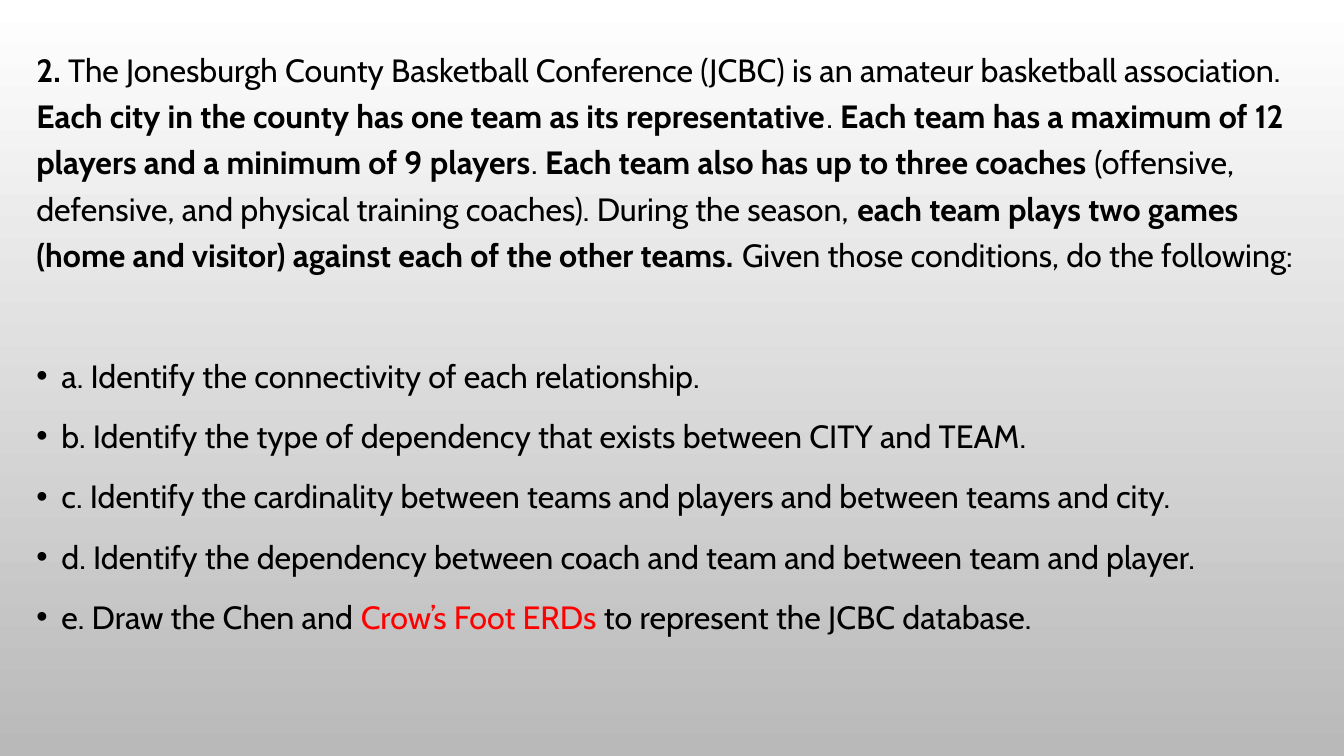
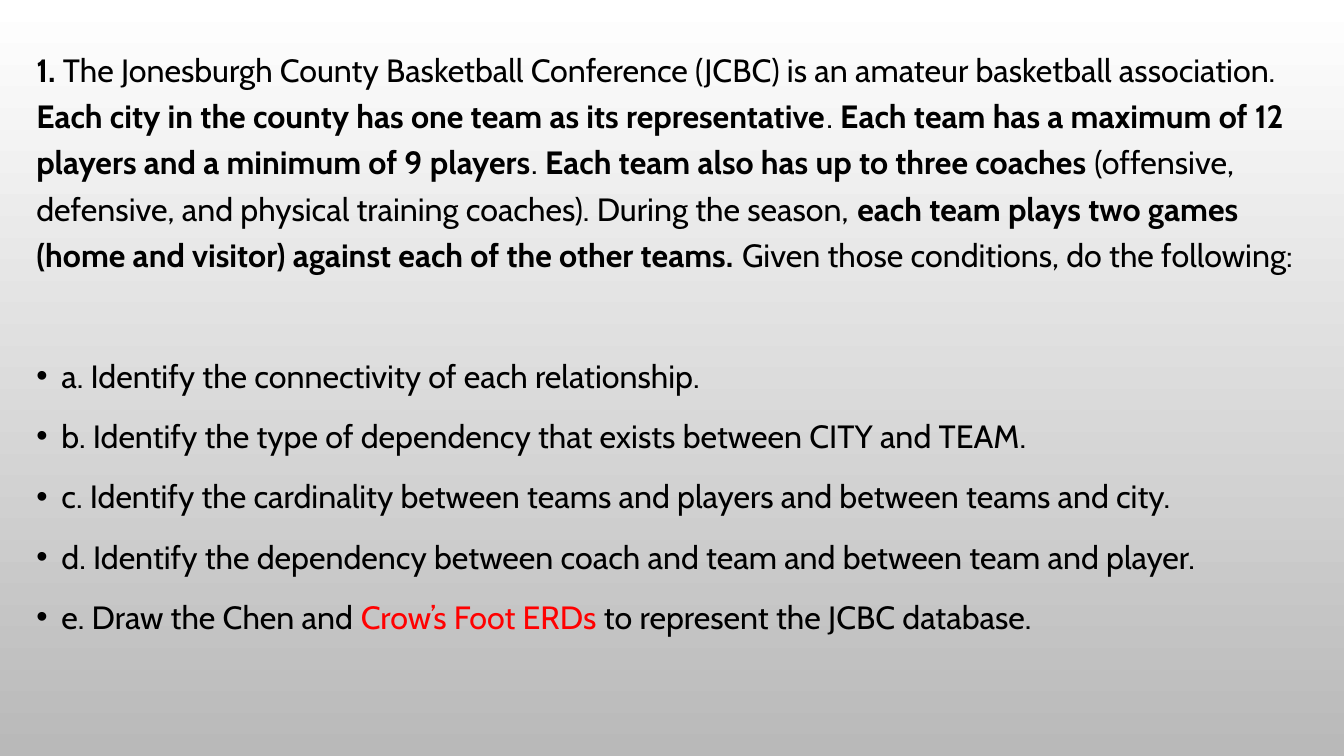
Before and after one commit to nashurgessa/DB-practices, a slide deck: slide 2 of Slides/L4.1 - Exercises of CF ERD.pptx. Drawn at 1344x756 pixels with LibreOffice and Linux fonts; fonts in the diff are those of the drawing. Boxes give left, top, right and bottom in pixels: in the first picture for what was removed or moved away, otherwise in the second. Text is boxed around its words. In the diff, an @@ line names an element or a change of style, - is before the commit and + after.

Commit message:
updated_ppts

```diff
--- a/Slides/L4.1 - Exercises of CF ERD.pptx
+++ b/Slides/L4.1 - Exercises of CF ERD.pptx
@@ text at (x1=36, y1=58, x2=1292, y2=274): text changed @@
-2. The Jonesburgh County Basketball Conference (JCBC) is an amateur basketball association. Each city in the county has one team as its representative. Each team has a maximum of 12 players and a minimum of 9 players. Each team also has up to three coaches (offensive, defensive, and physical training coaches). During the season, each team plays two games (home and visitor) against each of the other teams. Given those conditions, do the following:
+1. The Jonesburgh County Basketball Conference (JCBC) is an amateur basketball association. Each city in the county has one team as its representative. Each team has a maximum of 12 players and a minimum of 9 players. Each team also has up to three coaches (offensive, defensive, and physical training coaches). During the season, each team plays two games (home and visitor) against each of the other teams. Given those conditions, do the following:
```
Also in this commit, not shown: 1 other slide changed, 1 other file.
